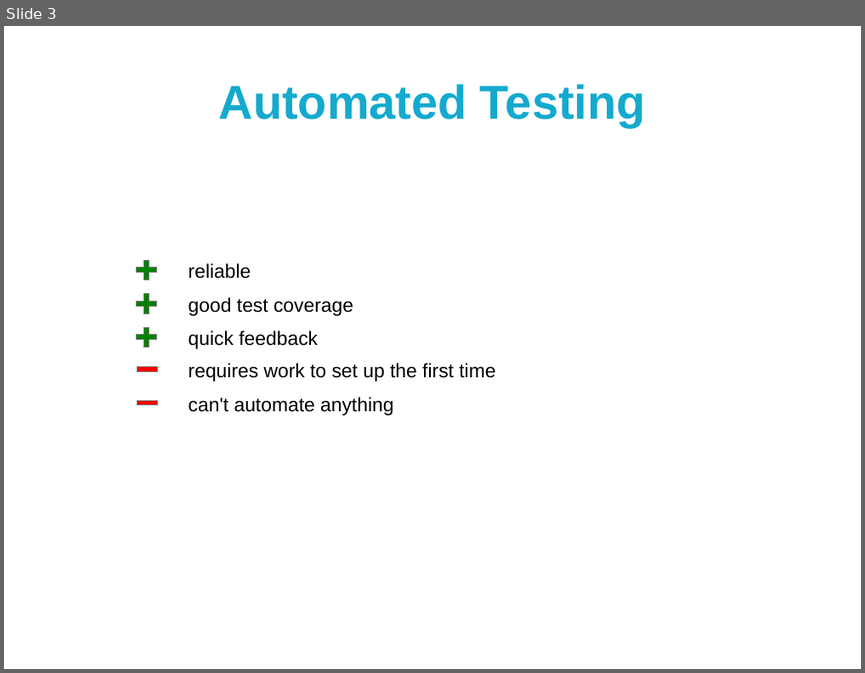
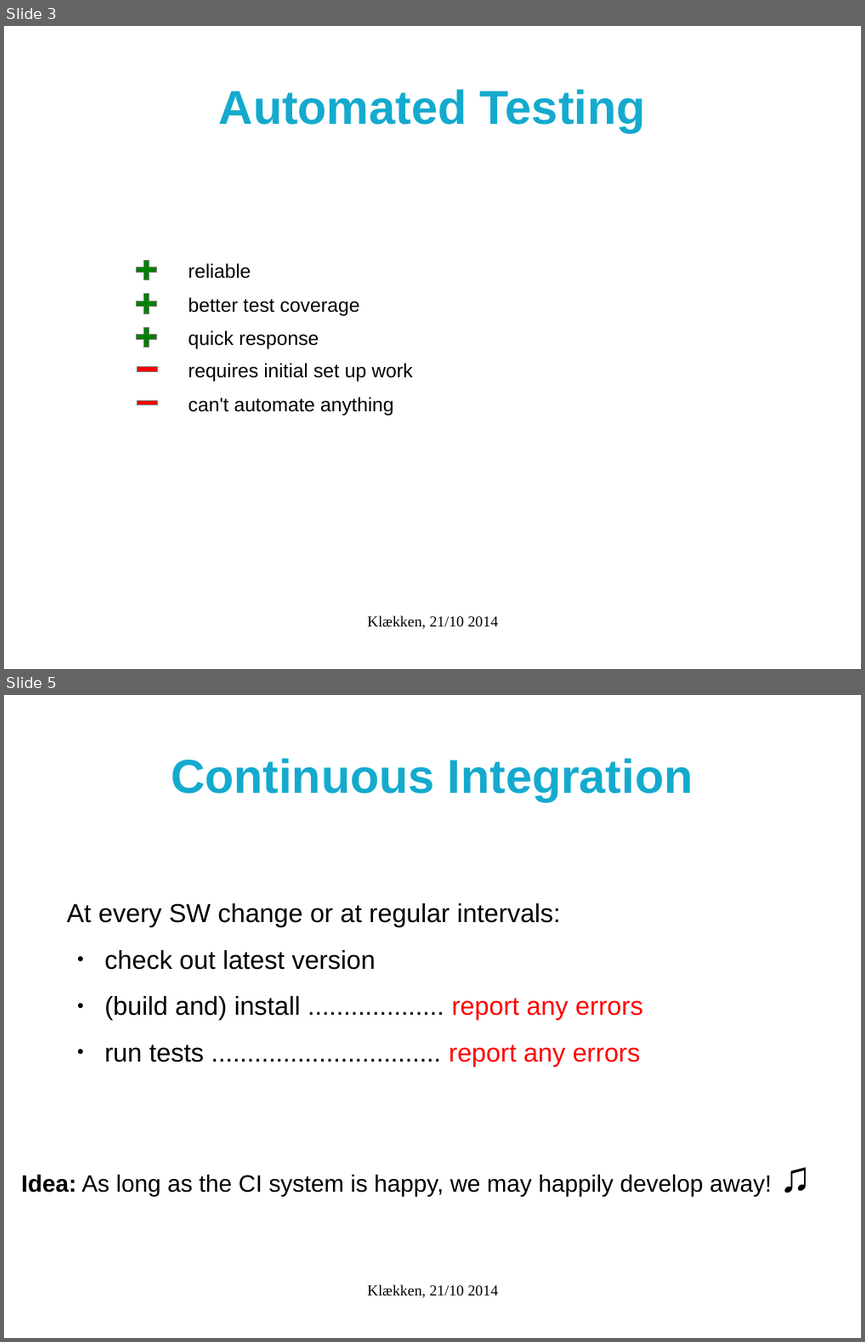
Before and after one commit to metno/mgp, a slide deck: klekken_2014/sw-testing/sw-testing.odp. Shown one above the other, each under a label of ours: slide 3 before the commit, slides 3 and 5 after it; the slides between them are not shown. The pictures are 865x673 and 865x1342 pixels, drawn with LibreOffice and Linux fonts; fonts in the diff are those of the drawing; background and template pictures are left out. Boxes give left, top, right and bottom in pixels: in the first picture for what was removed or moved away, otherwise in the second. Text is boxed around its words. In the diff, an @@ line names an element or a change of style, - is before the commit and + after.

```diff
--- a/klekken_2014/sw-testing/sw-testing.odp
+++ b/klekken_2014/sw-testing/sw-testing.odp
@@ slide 5 added at [4,695,861,1338], background #FFFFFF @@
@@ title added at [171,758,692,801], 44 pt, text #14AACE, bold @@
+Continuous Integration
@@ text added at [67,903,643,1066], 24 pt, text #000000 @@
+At every SW change or at regular intervals:
+● check out latest version
+● (build and) install ................... report any errors
+● run tests ................................ report any errors
@@ text added at [21,1174,772,1197], 22 pt, text #000000 @@
+Idea: As long as the CI system is happy, we may happily develop away! ♫
@@ text added at [367,1284,499,1298], 14 pt, text #000000 @@
+Klækken, 21/10 2014
@@ slide 3 changed as well @@
@@ title "Automated Testing": place and size @@
-title "Automated Testing" at [219,84,645,127]
+title "Automated Testing" at [219,89,645,132]
@@ text at [188,297,360,316]: text changed @@
-good test coverage
+better test coverage
@@ text at [188,330,318,349]: text changed @@
-quick feedback
+quick response
@@ text at [188,363,413,381]: text changed @@
-requires work to set up the first time
+requires initial set up work
@@ text added at [367,615,499,629], 14 pt, text #000000 @@
+Klækken, 21/10 2014
```
Also in this commit, not shown: 4 other slides changed, 3 other slides added, 3 slides removed.
